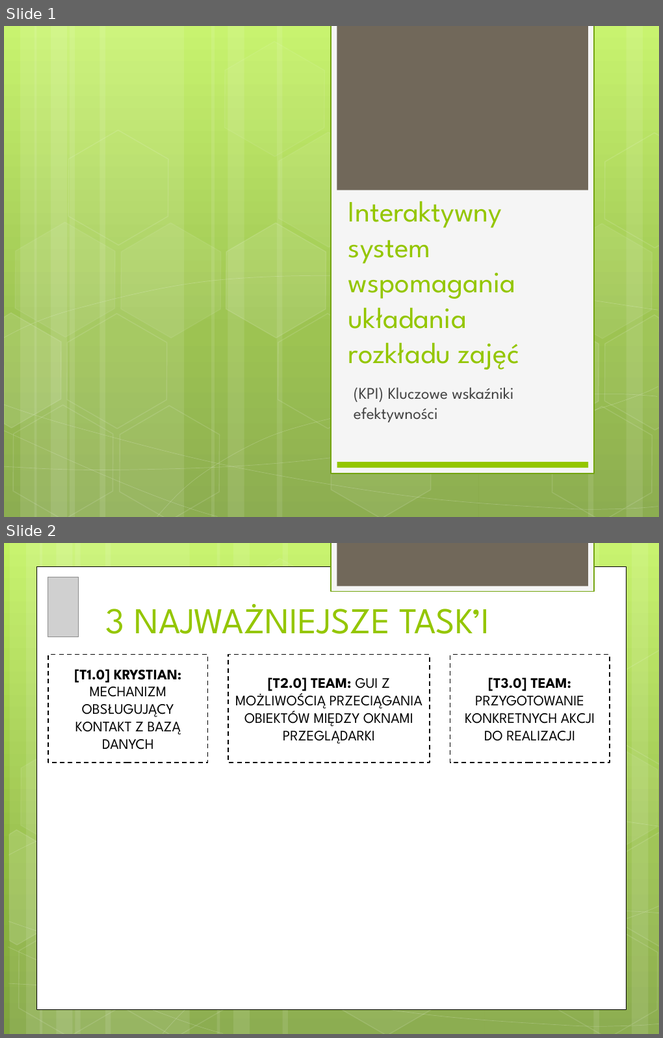
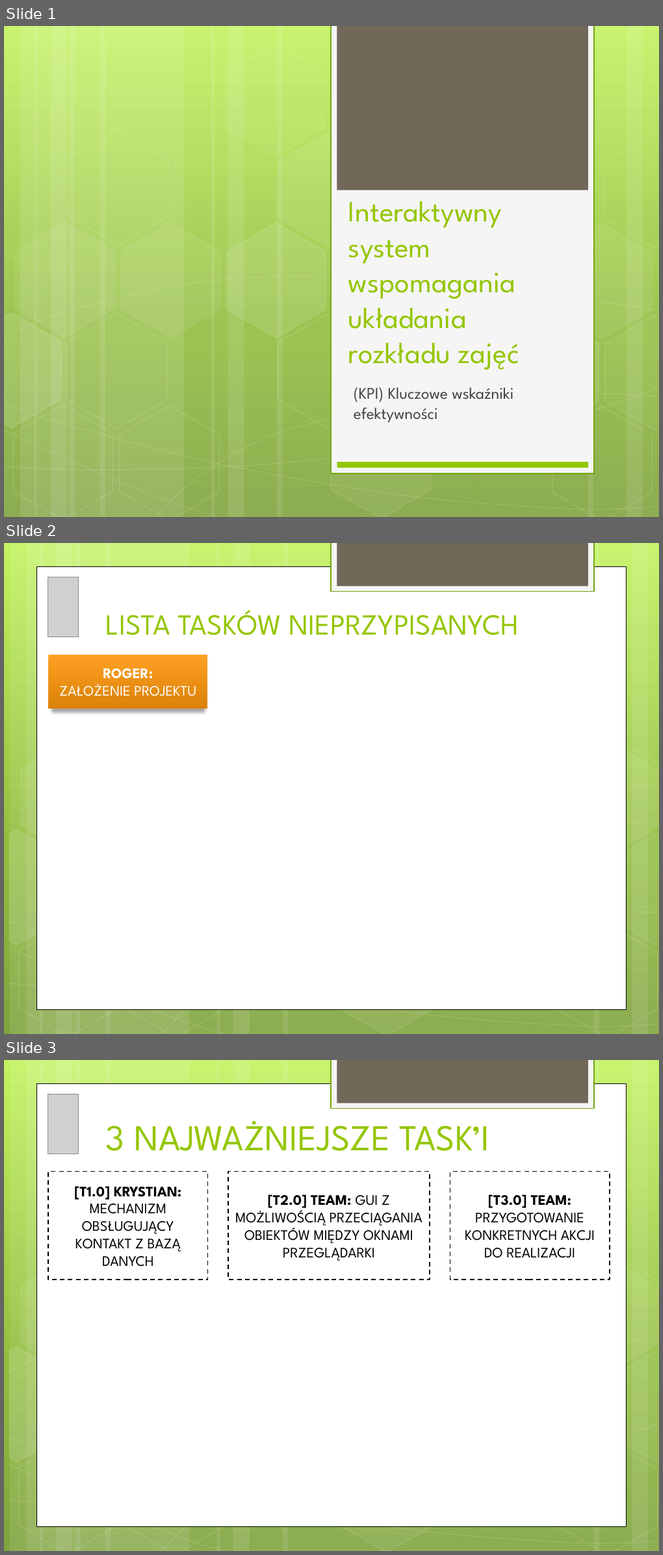
Before and after one commit to Blondas/planner2, a slide deck: dokumentacja/KPI.pptx. Shown one above the other, each under a label of ours: slides 1 and 2 before the commit, slides 1, 2 and 3 after it. The pictures are 663x1038 and 663x1555 pixels, drawn with LibreOffice and Linux fonts; fonts in the diff are those of the drawing; grey boxes stand for pictures. Boxes give left, top, right and bottom in pixels: in the first picture for what was removed or moved away, otherwise in the second. Text is boxed around its words. In the diff, an @@ line names an element or a change of style, - is before the commit and + after.

```diff
--- a/dokumentacja/KPI.pptx
+++ b/dokumentacja/KPI.pptx
@@ slide 2 added at (4, 543, 659, 1034), background gradient #C3F35F to #93BF3F to #81A53E; not listed: 31 template elements that a slide beside it also shows @@
@@ picture added at (48, 577, 79, 637) @@
@@ title added at (106, 610, 519, 635), 32 pt, text #94C600 @@
+LISTA TASKÓW NIEPRZYPISANYCH
@@ rectangle added at (49, 654, 207, 709), fill gradient #FEA022 to #DB820A, 16 pt, text #FFFFFF @@
+ROGER:
+ZAŁOŻENIE PROJEKTU
@@ what was slide 2 is now slide 3 @@
```
Also in this commit, not shown: 3 slides changed, 1 other file.
